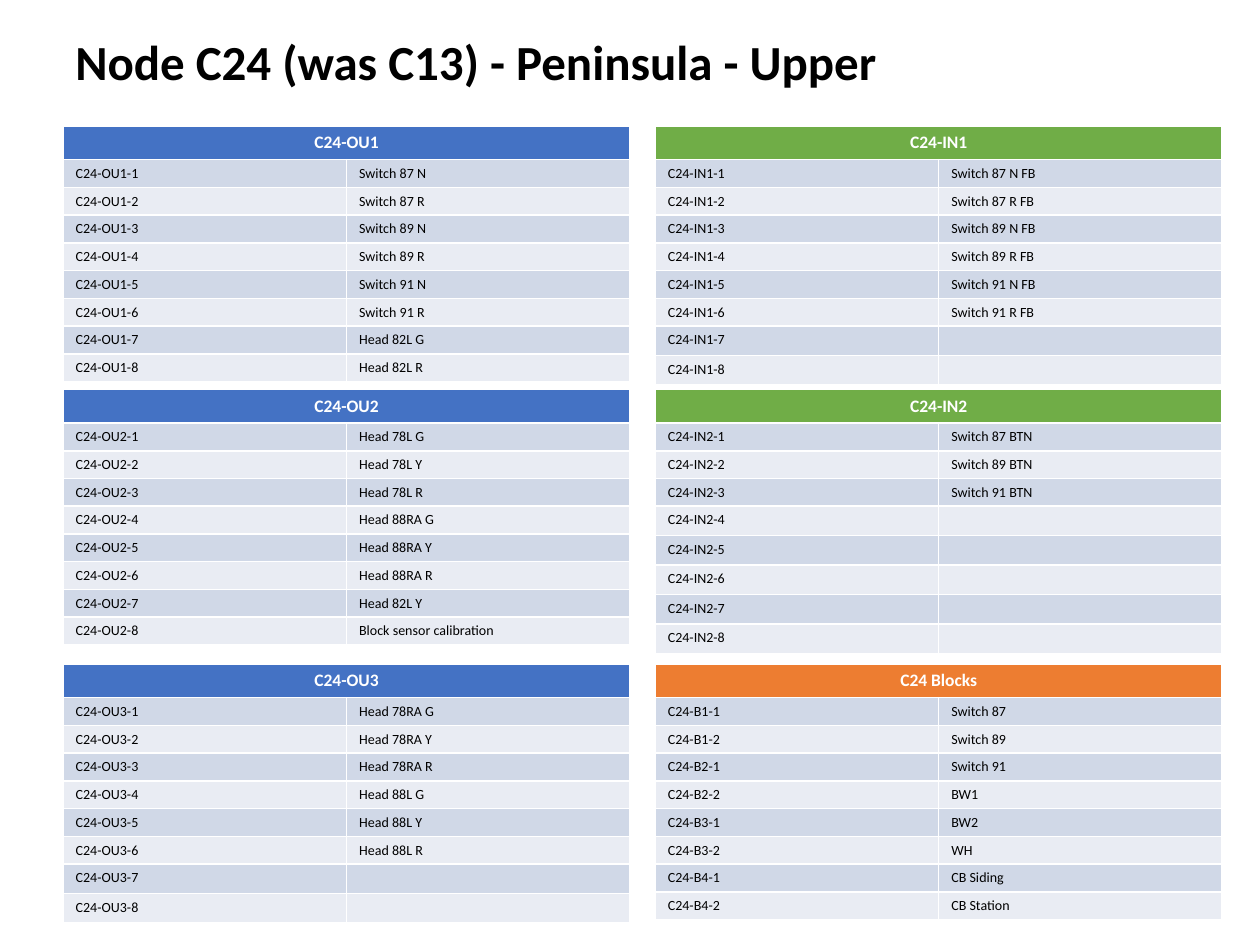
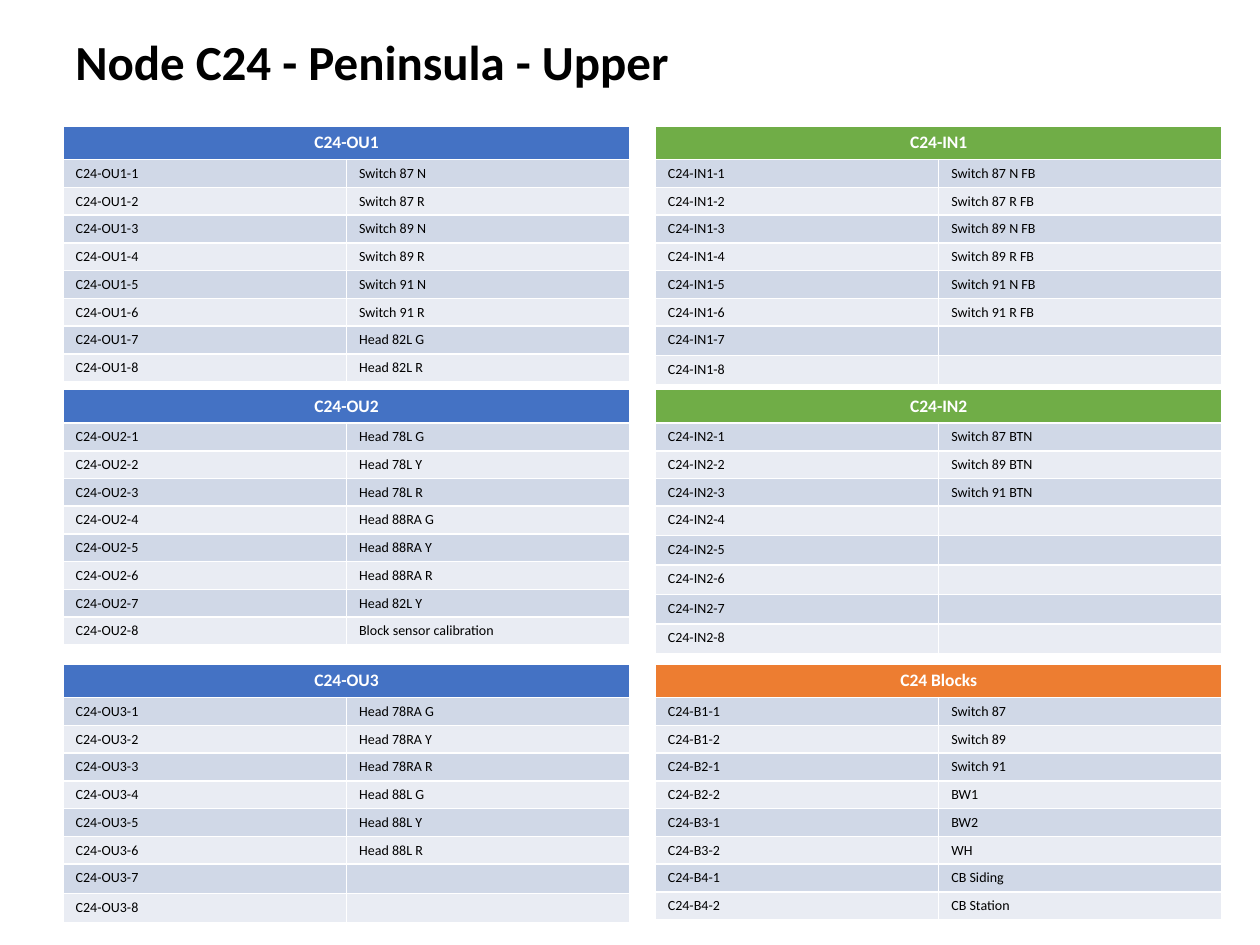
Before and after one commit to lnevo/hart, a slide deck: slide 14 of docs/wiring/Wiring_Schematic.pptx. Drawn at 1260x945 pixels with LibreOffice and Linux fonts; fonts in the diff are those of the drawing. Boxes give left, top, right and bottom in pixels: in the first picture for what was removed or moved away, otherwise in the second. Text is boxed around its words. In the diff, an @@ line names an element or a change of style, - is before the commit and + after.

```diff
--- a/docs/wiring/Wiring_Schematic.pptx
+++ b/docs/wiring/Wiring_Schematic.pptx
@@ text at box(75, 45, 669, 88): text changed @@
-Node C24 (was C13) - Peninsula - Upper
+Node C24 - Peninsula - Upper
```
Also in this commit, not shown: 12 other slides changed, 3 other files.
